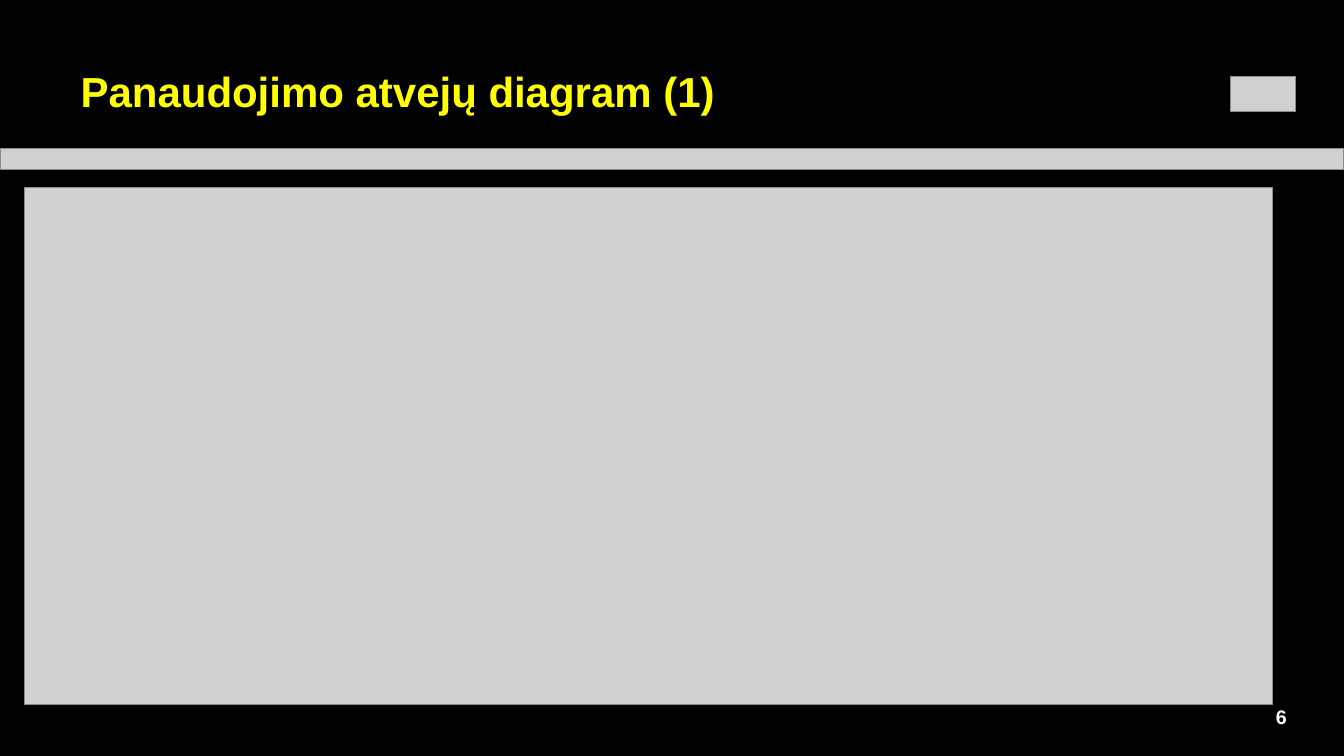
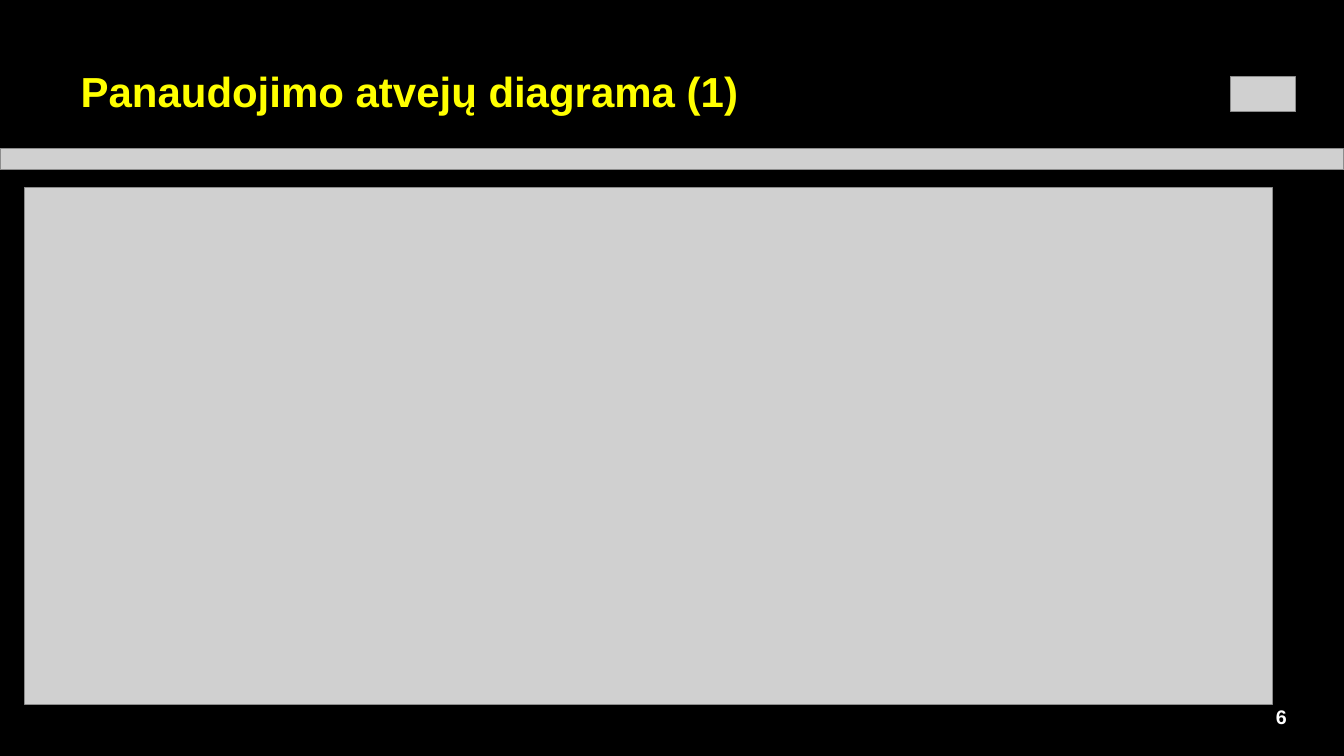
Before and after one commit to kalbaca12/Tournament, a slide deck: slide 6 of SKAIDRES_bendros_sablonas-LT_Arial_su_projekto_skaidremis_v3.pptx. Drawn at 1344x756 pixels with LibreOffice and Linux fonts; fonts in the diff are those of the drawing; grey boxes stand for pictures. Boxes give left, top, right and bottom in pixels: in the first picture for what was removed or moved away, otherwise in the second. Text is boxed around its words. In the diff, an @@ line names an element or a change of style, - is before the commit and + after.

```diff
--- a/SKAIDRES_bendros_sablonas-LT_Arial_su_projekto_skaidremis_v3.pptx
+++ b/SKAIDRES_bendros_sablonas-LT_Arial_su_projekto_skaidremis_v3.pptx
@@ text at (81, 76, 738, 115): text changed @@
-Panaudojimo atvejų diagram (1)
+Panaudojimo atvejų diagrama (1)
```
Also in this commit, not shown: 4 other slides changed, 1 slide added.
